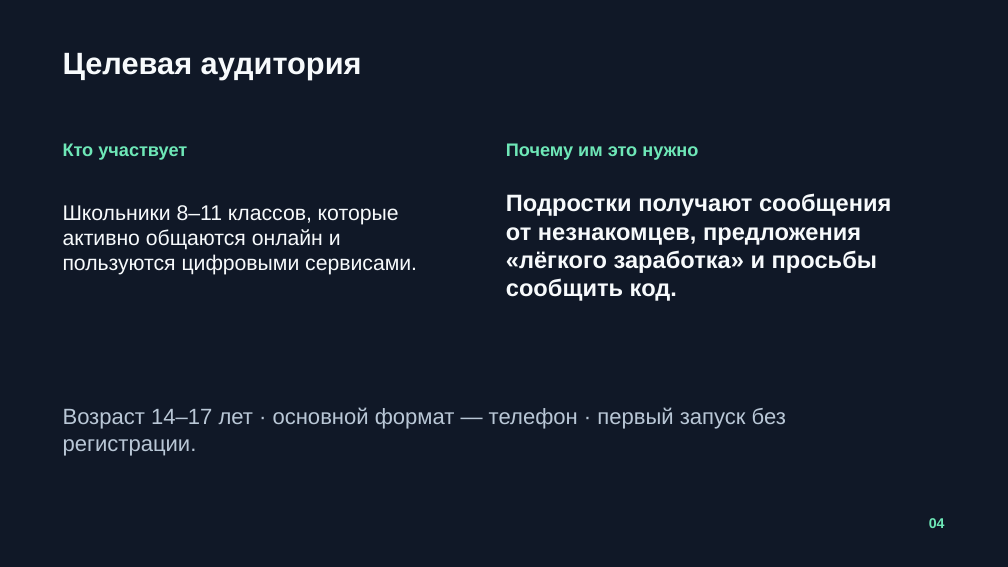
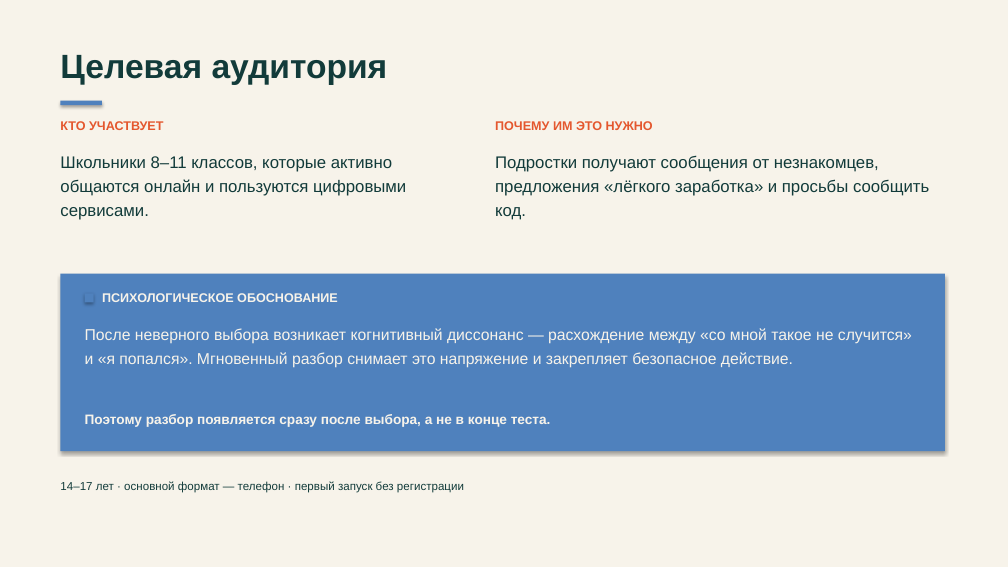
Before and after one commit to gvibco/antishema, a slide deck: slide 4 of АнтиСхема_презентация_Посысаев_Иван_Шульга_Георгий.odp. Drawn at 1008x567 pixels with LibreOffice and Linux fonts; fonts in the diff are those of the drawing. Boxes give left, top, right and bottom in pixels: in the first picture for what was removed or moved away, otherwise in the second. Text is boxed around its words. In the diff, an @@ line names an element or a change of style, - is before the commit and + after.

```diff
--- a/АнтиСхема_презентация_Посысаев_Иван_Шульга_Георгий.odp
+++ b/АнтиСхема_презентация_Посысаев_Иван_Шульга_Георгий.odp
@@ background #101827 to #F7F3EA @@
@@ text "Целевая аудитория" at (60, 55, 388, 85): size 29.3 to 32 pt, text colour #F7FAFC to #123B3A; line spacing 1 to 1.08; vertical alignment middle to top @@
@@ rectangle added at (60, 101, 102, 105), fill #4F81BD @@
@@ text "Школьники 8–11 классов, которые активно ...": place and size @@
-text "Школьники 8–11 классов, которые активно ..." at (63, 205, 417, 275)
+text "Школьники 8–11 классов, которые активно ..." at (60, 156, 406, 220)
@@ text "Школьники 8–11 классов, которые активно ..." at (60, 156, 406, 220): size 20.2 to 16 pt, text colour #F7FAFC to #123B3A; line spacing 1 to 1.2; vertical alignment middle to top @@
@@ text at (60, 121, 163, 130): text changed; size 17.3 to 12 pt; text colour #6EE7B7 to #E4572E @@
-Кто участвует
+КТО УЧАСТВУЕТ
@@ text at (495, 121, 653, 130): text changed; size 17.3 to 12 pt; text colour #6EE7B7 to #E4572E @@
-Почему им это нужно
+ПОЧЕМУ ИМ ЭТО НУЖНО
@@ text "Подростки получают сообщения от незнакомцев, ...": place and size @@
-text "Подростки получают сообщения от незнакомцев, ..." at (506, 193, 891, 301)
+text "Подростки получают сообщения от незнакомцев, ..." at (495, 155, 929, 220)
@@ text "Подростки получают сообщения от незнакомцев, ..." at (495, 155, 929, 220): size 22.5 to 16 pt, text colour #F7FAFC to #123B3A, bold off; line spacing 1 to 1.2; vertical alignment middle to top @@
@@ rectangle added at (60, 274, 945, 451), fill #4F81BD @@
@@ rectangle added at (85, 293, 94, 302), fill #4F81BD @@
@@ text added at (102, 293, 338, 302), 12 pt, text #F7F3EA, bold @@
+ПСИХОЛОГИЧЕСКОЕ ОБОСНОВАНИЕ
@@ text added at (85, 328, 912, 368), 15 pt, text #F7F3EA @@
+После неверного выбора возникает когнитивный диссонанс — расхождение между «со мной такое не случится» и «я попался». Мгновенный разбор снимает это напряжение и закрепляет безопасное действие.
@@ text added at (85, 414, 551, 427), 13 pt, text #F7F3EA, bold @@
+Поэтому разбор появляется сразу после выбора, а не в конце теста.
@@ vertical alignment middle to top in 3 elements at (495, 121, 653, 130), (60, 121, 163, 130), (60, 481, 464, 493) @@
@@ text at (60, 481, 464, 493): text changed; size 21 to 11 pt; text colour #B9C7D6 to #123B3A @@
-Возраст 14–17 лет · основной формат — телефон · первый запуск без регистрации.
+14–17 лет · основной формат — телефон · первый запуск без регистрации
@@ text removed at (929, 518, 945, 528) @@
-04
```
Also in this commit, not shown: 8 other slides changed, 2 slides added, 1 slide removed, 20 other files.
